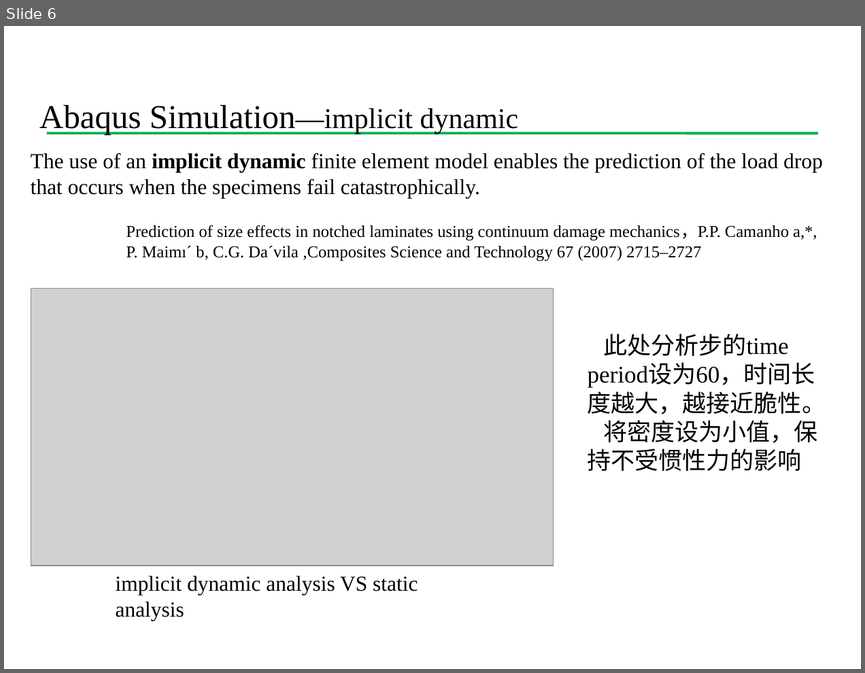
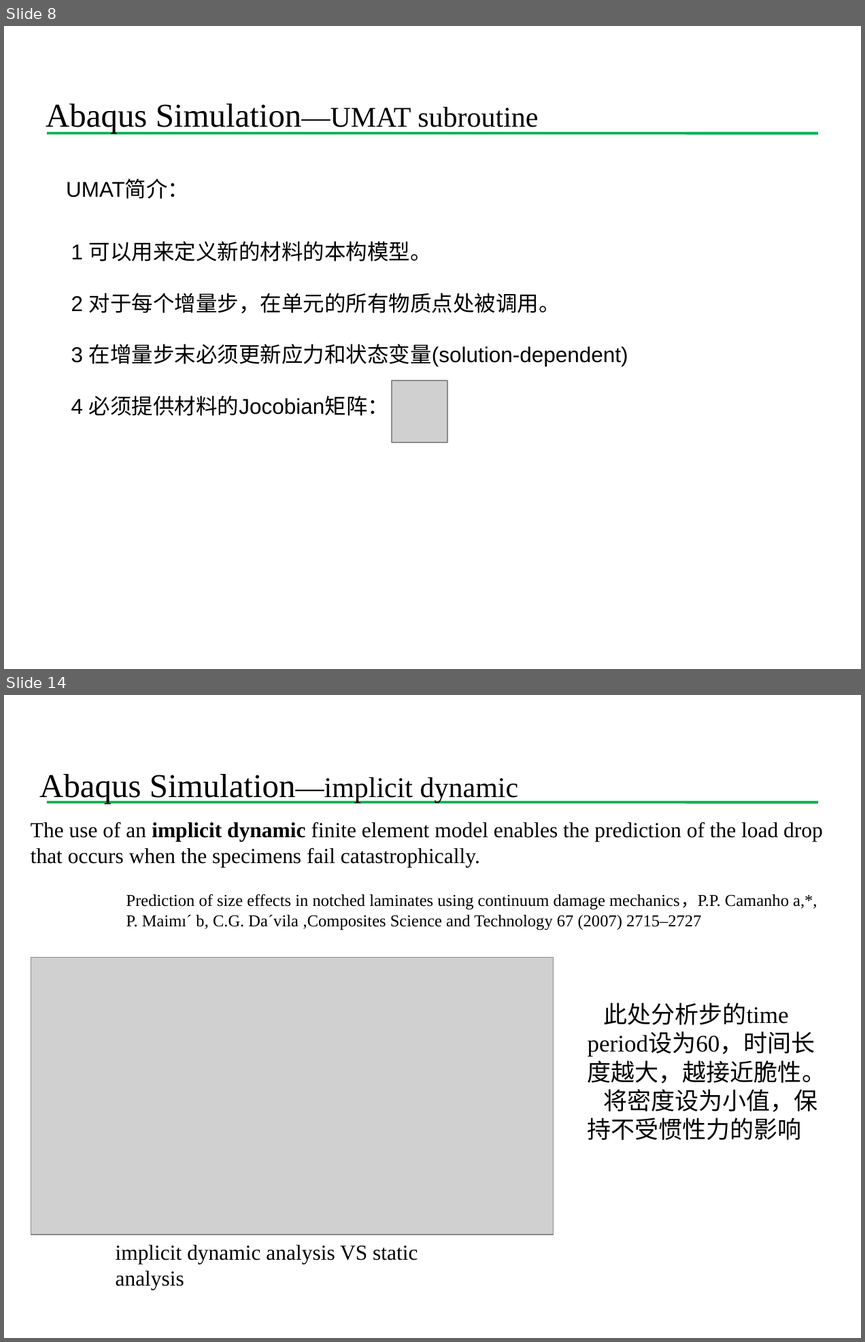
Before and after one commit to Chu2015/UMAThashinlinear4, a slide deck: 组会报告/组会20180110.pptx. Shown one above the other, each under a label of ours: slide 6 before the commit, slides 8 and 14 after it; the slides between them are not shown. The pictures are 865x673 and 865x1342 pixels, drawn with LibreOffice and Linux fonts; fonts in the diff are those of the drawing; grey boxes stand for pictures; background and template pictures are left out. Boxes give left, top, right and bottom in pixels: in the first picture for what was removed or moved away, otherwise in the second. Text is boxed around its words. In the diff, an @@ line names an element or a change of style, - is before the commit and + after.

```diff
--- a/组会报告/组会20180110.pptx
+++ b/组会报告/组会20180110.pptx
@@ slide 8 added at [4,26,861,669], background #FFFFFF; not listed: 1 template element that a slide beside it also shows @@
@@ text added at [45,104,538,133], 28 pt, text #000000 @@
+  Abaqus Simulation—UMAT subroutine
@@ text added at [66,180,189,199], 18 pt, text #000000 @@
+UMAT简介：
@@ text added at [71,241,628,416], 18 pt, text #000000 @@
+1 可以用来定义新的材料的本构模型。
+2 对于每个增量步，在单元的所有物质点处被调用。
+3 在增量步末必须更新应力和状态变量(solution-dependent)
+4 必须提供材料的Jocobian矩阵：
@@ picture added at [392,381,447,442] @@
@@ what was slide 6 is now slide 14 @@
```
Also in this commit, not shown: 5 slides changed, 8 other slides added, 2 other files.
